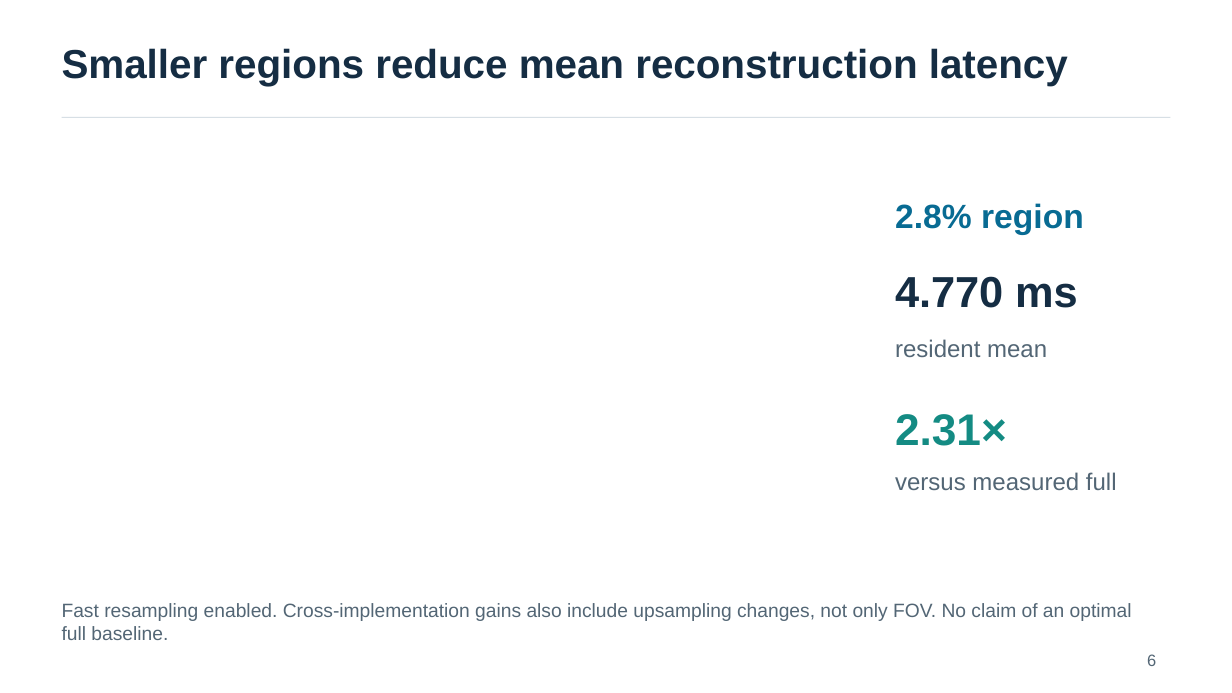
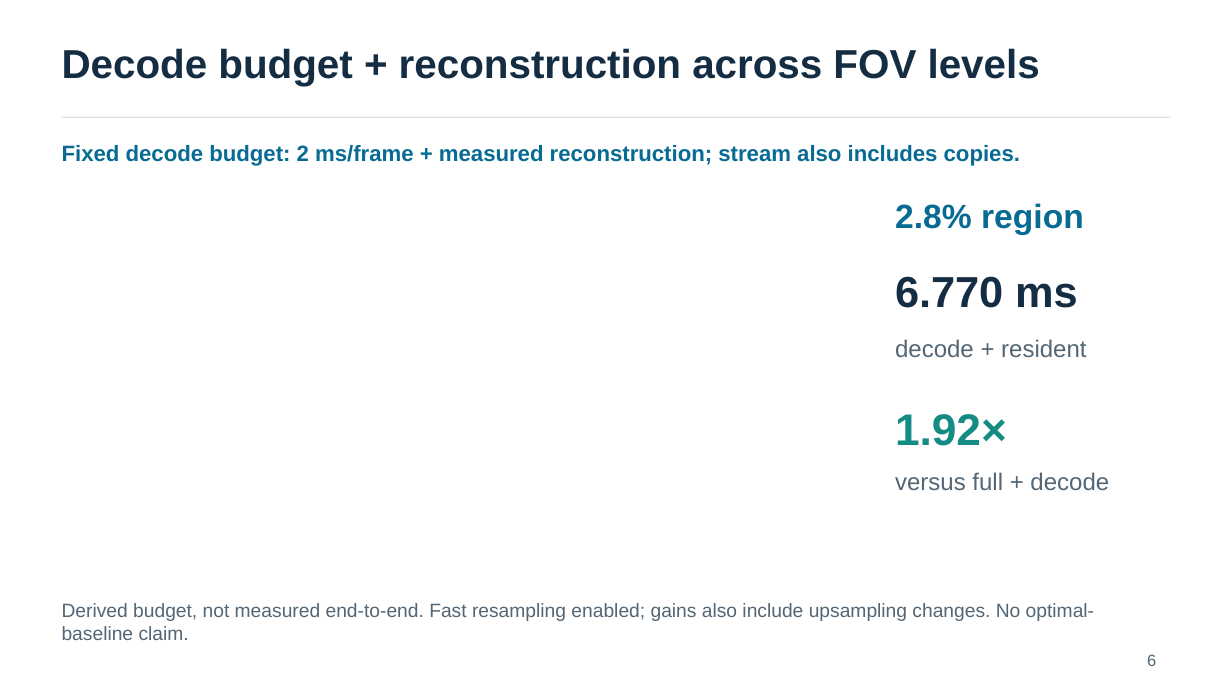
Before and after one commit to yingtian991221/stereo-eye-reconstruction, a slide deck: slide 6 of presentations/weekly_20261029/weekly_20261029_english_final.pptx. Drawn at 1232x693 pixels with LibreOffice and Linux fonts; fonts in the diff are those of the drawing. Boxes give left, top, right and bottom in pixels: in the first picture for what was removed or moved away, otherwise in the second. Text is boxed around its words. In the diff, an @@ line names an element or a change of style, - is before the commit and + after.

Commit message:
Apply fixed 2 ms decoding budget across FOV levels and record map decode tests

```diff
--- a/presentations/weekly_20261029/weekly_20261029_english_final.pptx
+++ b/presentations/weekly_20261029/weekly_20261029_english_final.pptx
@@ text at (x1=62, y1=48, x2=1040, y2=86): text changed @@
-Smaller regions reduce mean reconstruction latency
+Decode budget + reconstruction across FOV levels
@@ text added at (x1=62, y1=145, x2=1020, y2=166), 17.2 pt, text #086B93, bold @@
+Fixed decode budget: 2 ms/frame + measured reconstruction; stream also includes copies.
@@ text at (x1=895, y1=276, x2=1078, y2=308): text changed @@
-4.770 ms
+6.770 ms
@@ text at (x1=895, y1=339, x2=1086, y2=357): text changed @@
-resident mean
+decode + resident
@@ text at (x1=895, y1=414, x2=1007, y2=446): text changed @@
-2.31×
+1.92×
@@ text at (x1=895, y1=472, x2=1109, y2=490): text changed @@
-versus measured full
+versus full + decode
@@ text at (x1=62, y1=603, x2=1094, y2=640): text changed @@
-Fast resampling enabled. Cross-implementation gains also include upsampling changes, not only FOV. No claim of an optimal full baseline.
+Derived budget, not measured end-to-end. Fast resampling enabled; gains also include upsampling changes. No optimal-baseline claim.
```
Also in this commit, not shown: 3 other slides changed, 23 other files.
